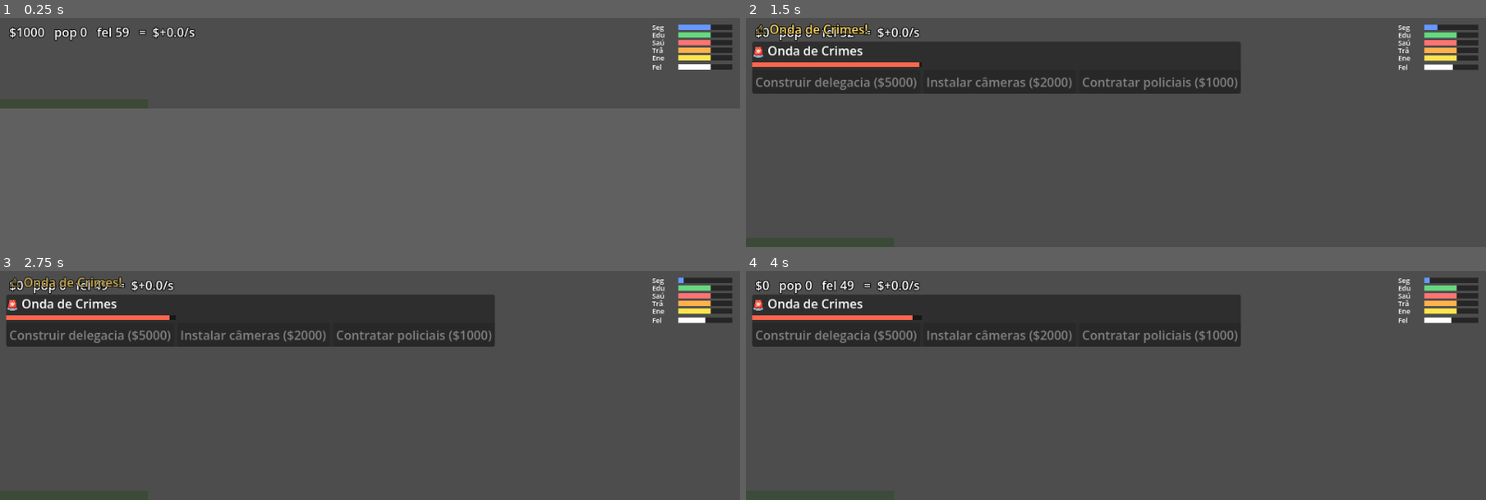
Above: before the commit, frames 1-4 (two rows, left to right).
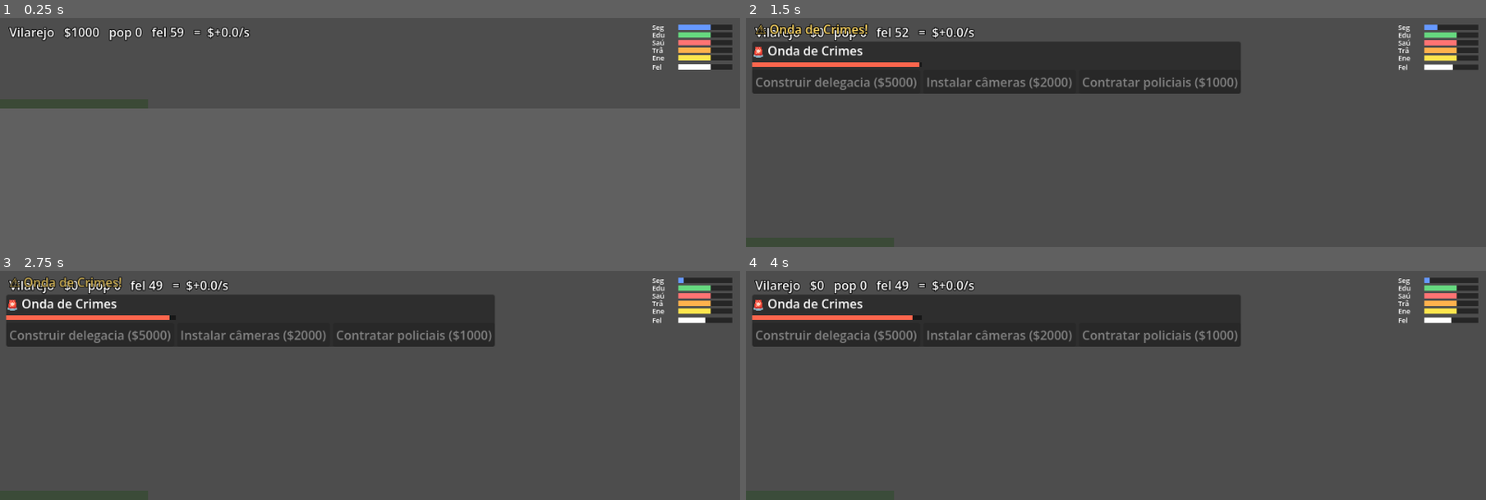
Above: after the commit, the same moments.

Repository: andrewsmedina/yourcity
Game: Godot game, scene res://scenes/main.tscn
Same seed, same stepped clock (60 frames per second), same inputs: the game is played once before the commit and once after it.
Inputs:
- Up to frame 1 (0.25 s): no input
- Up to frame 2 (1.5 s): tap Enter (ui_accept) at 0.5, 0.77 s; tap C at 0.6 s; click "Contratar policiais ($1000)" at 1.25 s
- Up to frame 3 (2.75 s): tap Enter (ui_accept) at 2, 2.27 s; tap C at 2.1 s
- Up to frame 4 (4 s): tap C at 2.85, 3.6 s; tap Enter (ui_accept) at 3.5, 3.77 s

The runs differ from the first frame. In frame 1, 0.9% of the frame differs, in the area x 1-34%, y 4-11%; in frame 2, 0.6%; in frame 3, 0.7%; in frame 4, 0.8%.

Commit message:
Add city phases, phase-gated zones and save/load
CitySim derives a phase from population (Village -> Small Town -> City ->
Metropolis) (#38) and gates zones behind phases — industry/police at Small
Town, school/hospital at City — enforced in can_build and shown as locked
menu items with a phase hint (#39). City auto-saves every 10s and on exit
(#40) and loads on launch (#41) via JSON in user://; CitySim gains
to_dict/from_dict. HUD shows the current phase. Covered by phase, lock and
round-trip tests (26 total).

Closes #38
Closes #39
Closes #40
Closes #41

Co-Authored-By: Claude Opus 4.8 (1M context) <noreply@anthropic.com>

Diff:
--- a/scripts/city.gd
+++ b/scripts/city.gd
@@ -12,9 +12,20 @@
 
 var sim := CitySim.new()
 
+const SAVE_PATH := "user://taskbarcity_save.json"
+const AUTOSAVE_EVERY := 10.0
+
 var _active := {}  # mirror of active crises, for edge detection
+var _autosave_accum := 0.0
+
+func _ready() -> void:
+	load_game()
 
 func _process(delta: float) -> void:
+	_autosave_accum += delta
+	if _autosave_accum >= AUTOSAVE_EVERY:
+		_autosave_accum = 0.0
+		save_game()
 	var prev_money := sim.money
 	var prev_pop := sim.population
 	var prev_slots := sim.slots.size()
@@ -55,3 +66,32 @@
 		if not now.has(crisis):
 			crisis_ended.emit(crisis)
 	_active = now
+
+# --- Save / load (#40, #41) ---
+
+func save_game() -> void:
+	var f := FileAccess.open(SAVE_PATH, FileAccess.WRITE)
+	if f == null:
+		push_warning("TaskbarCity: could not open save file for writing")
+		return
+	f.store_string(JSON.stringify(sim.to_dict()))
+	f.close()
+
+func load_game() -> bool:
+	if not FileAccess.file_exists(SAVE_PATH):
+		return false
+	var f := FileAccess.open(SAVE_PATH, FileAccess.READ)
+	if f == null:
+		return false
+	var text := f.get_as_text()
+	f.close()
+	var data = JSON.parse_string(text)
+	if typeof(data) != TYPE_DICTIONARY:
+		push_warning("TaskbarCity: save file is corrupt, ignoring")
+		return false
+	sim.from_dict(data)
+	city_changed.emit()
+	return true
+
+func _exit_tree() -> void:
+	save_game()
--- a/scripts/hud.gd
+++ b/scripts/hud.gd
@@ -15,6 +15,7 @@
 
 func _process(_delta: float) -> void:
 	var s := City.sim
-	_label.text = "$%d   pop %d   fel %d   =  $%+.1f/s" % [
+	_label.text = "%s   $%d   pop %d   fel %d   =  $%+.1f/s" % [
+		CitySim.PHASE_NAME[s.phase()],
 		int(s.money), int(s.population), int(s.happiness()), s.net_per_sec(),
 	]
--- a/scripts/sim/city_sim.gd
+++ b/scripts/sim/city_sim.gd
@@ -20,6 +20,22 @@
 
 enum Indicator { SECURITY, EDUCATION, HEALTH, TRAFFIC, ENERGY }
 
+enum Phase { VILLAGE, SMALL_TOWN, CITY, METROPOLIS }
+
+const PHASE_NAME := {
+	Phase.VILLAGE: "Vilarejo",
+	Phase.SMALL_TOWN: "Cidade Pequena",
+	Phase.CITY: "Cidade Média",
+	Phase.METROPOLIS: "Metrópole",
+}
+# Population at which each phase begins.
+const PHASE_POP := {
+	Phase.VILLAGE: 0.0,
+	Phase.SMALL_TOWN: 500.0,
+	Phase.CITY: 5000.0,
+	Phase.METROPOLIS: 50000.0,
+}
+
 enum CrisisType { CRIME, EPIDEMIC, DROPOUT, GRIDLOCK, BLACKOUT }
 
 const CRISIS_TYPES := [
@@ -60,6 +76,19 @@
 
 const BASE_SLOTS := 4
 const POP_PER_SLOT := 100.0
+
+# Which phase unlocks each zone (#39). Basics from the start; the rest as the
+# city grows.
+const ZONE_UNLOCK_PHASE := {
+	Zone.RESIDENTIAL: Phase.VILLAGE,
+	Zone.COMMERCIAL: Phase.VILLAGE,
+	Zone.ROADS: Phase.VILLAGE,
+	Zone.POWER: Phase.VILLAGE,
+	Zone.INDUSTRIAL: Phase.SMALL_TOWN,
+	Zone.POLICE: Phase.SMALL_TOWN,
+	Zone.SCHOOL: Phase.CITY,
+	Zone.HOSPITAL: Phase.CITY,
+}
 
 # --- Indicators ---
 const INDICATOR_START := 60.0  # a fresh city starts stable, not yet booming
@@ -148,8 +177,23 @@
 func unlocked_slots() -> int:
 	return BASE_SLOTS + int(population / POP_PER_SLOT)
 
+## Current city phase, derived from population (#38).
+func phase() -> Phase:
+	if population >= PHASE_POP[Phase.METROPOLIS]:
+		return Phase.METROPOLIS
+	if population >= PHASE_POP[Phase.CITY]:
+		return Phase.CITY
+	if population >= PHASE_POP[Phase.SMALL_TOWN]:
+		return Phase.SMALL_TOWN
+	return Phase.VILLAGE
+
+## Whether a zone is unlocked at the current phase (#39).
+func is_zone_unlocked(zone: Zone) -> bool:
+	return int(phase()) >= int(ZONE_UNLOCK_PHASE[zone])
+
 func can_build(zone: Zone, slot_index: int) -> bool:
-	return slot_index >= 0 and slot_index < slots.size() \
+	return is_zone_unlocked(zone) \
+		and slot_index >= 0 and slot_index < slots.size() \
 		and slots[slot_index] == null \
 		and money >= ZONE_COST[zone]
 
@@ -251,6 +295,42 @@
 			for ind in INDICATORS:
 				indicators[ind] = maxf(0.0, indicators[ind] - 0.1 * delta)
 
+# --- Serialization (#40, #41) ---
+
+func to_dict() -> Dictionary:
+	var inds := []
+	for ind in INDICATORS:
+		inds.append(indicators[ind])
+	var crises := {}
+	for crisis in _crisis_elapsed:
+		crises[str(crisis)] = _crisis_elapsed[crisis]
+	return {
+		"money": money,
+		"population": population,
+		"slots": slots.duplicate(),
+		"indicators": inds,
+		"crises": crises,
+	}
+
+func from_dict(data: Dictionary) -> void:
+	money = float(data.get("money", money))
+	population = float(data.get("population", population))
+	var saved_slots = data.get("slots", null)
+	if saved_slots != null:
+		slots = []
+		for v in saved_slots:
+			slots.append(null if v == null else int(v))
+	var inds = data.get("indicators", null)
+	if inds != null:
+		for i in INDICATORS.size():
+			if i < inds.size():
+				indicators[INDICATORS[i]] = float(inds[i])
+	_crisis_elapsed = {}
+	for key in data.get("crises", {}):
+		_crisis_elapsed[int(key)] = float(data["crises"][key])
+	_sync_slots()
+	_recompute_rates()
+
 # --- internals ---
 
 func _sync_slots() -> void:
--- a/scripts/skyline.gd
+++ b/scripts/skyline.gd
@@ -51,6 +51,7 @@
 var _buttons: Array[Button] = []
 var _built_state: Array = []  # last-rendered slot contents, for change detection
 var _menu: PopupMenu
+var _services: PopupMenu
 var _pending_slot := -1
 
 func _ready() -> void:
@@ -73,14 +74,28 @@
 	_menu = PopupMenu.new()
 	for z in [CitySim.Zone.RESIDENTIAL, CitySim.Zone.COMMERCIAL, CitySim.Zone.INDUSTRIAL]:
 		_menu.add_item(_item_label(z), z)
-	var services := PopupMenu.new()
+	_services = PopupMenu.new()
 	for z in SERVICE_ZONES:
-		services.add_item(_item_label(z), z)
-	services.id_pressed.connect(_on_menu_id_pressed)
-	_menu.add_child(services)
-	_menu.add_submenu_node_item("Serviços", services)
+		_services.add_item(_item_label(z), z)
+	_services.id_pressed.connect(_on_menu_id_pressed)
+	_menu.add_child(_services)
+	_menu.add_submenu_node_item("Serviços", _services)
 	_menu.id_pressed.connect(_on_menu_id_pressed)
 	add_child(_menu)
+
+## Disable zones not yet unlocked at the current phase, with a lock hint (#39).
+func _refresh_menu_locks() -> void:
+	for menu: PopupMenu in [_menu, _services]:
+		for idx in menu.item_count:
+			var id: int = menu.get_item_id(idx)
+			if id < 0:
+				continue  # the "Serviços" submenu entry, not a zone
+			var unlocked := City.sim.is_zone_unlocked(id)
+			menu.set_item_disabled(idx, not unlocked)
+			var label := _item_label(id)
+			if not unlocked:
+				label += "  🔒 %s" % CitySim.PHASE_NAME[CitySim.ZONE_UNLOCK_PHASE[id]]
+			menu.set_item_text(idx, label)
 
 func _item_label(zone: int) -> String:
 	return "%s  ($%d)" % [ZONE_LABEL[zone], int(CitySim.ZONE_COST[zone])]
@@ -151,6 +166,7 @@
 	if slot_index >= sim.slots.size() or sim.slots[slot_index] != null:
 		return
 	_pending_slot = slot_index
+	_refresh_menu_locks()
 	_menu.position = DisplayServer.mouse_get_position()
 	_menu.reset_size()
 	_menu.popup()
--- a/tests/run_tests.gd
+++ b/tests/run_tests.gd
@@ -30,6 +30,9 @@
 	_test_cannot_respond_without_money()
 	_test_ignored_crime_reduces_population()
 	_test_blackout_decays_all_indicators()
+	_test_phase_tracks_population()
+	_test_zones_lock_behind_phase()
+	_test_save_load_round_trip()
 
 	if _failures > 0:
 		push_error("%d test(s) failed" % _failures)
@@ -79,6 +82,7 @@
 
 func _test_upkeep_charged_monthly() -> void:
 	var c := CitySim.new(10000.0)
+	c.population = 500.0  # unlock POLICE (Small Town)
 	c.build(CitySim.Zone.POLICE, 0)
 	_expect("upkeep is monthly upkeep / MONTH",
 		is_equal_approx(c.upkeep_per_sec, CitySim.ZONE_UPKEEP[CitySim.Zone.POLICE] / CitySim.MONTH))
@@ -121,6 +125,7 @@
 
 func _test_service_boosts_its_indicator() -> void:
 	var c := CitySim.new(10000.0)
+	c.population = 500.0  # unlock POLICE (Small Town)
 	c.build(CitySim.Zone.POLICE, 0)
 	c.advance(1.0)
 	# +SERVICE_BOOST from police, -BASE_DECAY passive.
@@ -213,6 +218,44 @@
 	_expect("blackout decays all indicators faster than normal",
 		drop > CitySim.BASE_DECAY + 0.0001)
 
+func _test_phase_tracks_population() -> void:
+	var c := CitySim.new()
+	var village := c.phase()
+	c.population = 600.0
+	var small := c.phase()
+	c.population = 60000.0
+	var metro := c.phase()
+	_expect("phase tracks population",
+		village == CitySim.Phase.VILLAGE
+		and small == CitySim.Phase.SMALL_TOWN
+		and metro == CitySim.Phase.METROPOLIS)
+
+func _test_zones_lock_behind_phase() -> void:
+	var c := CitySim.new(100000.0)
+	var hospital_locked := not c.is_zone_unlocked(CitySim.Zone.HOSPITAL)  # needs CITY
+	var house_ok := c.is_zone_unlocked(CitySim.Zone.RESIDENTIAL)         # from VILLAGE
+	var built_locked := c.build(CitySim.Zone.HOSPITAL, 0)                # should fail
+	c.population = 6000.0  # reach CITY
+	var built_unlocked := c.build(CitySim.Zone.HOSPITAL, 0)
+	_expect("zones lock behind their phase",
+		hospital_locked and house_ok and not built_locked and built_unlocked)
+
+func _test_save_load_round_trip() -> void:
+	var a := CitySim.new(7777.0)
+	a.population = 1234.0
+	a.build(CitySim.Zone.COMMERCIAL, 0)
+	a.build(CitySim.Zone.INDUSTRIAL, 1)
+	a.indicators[CitySim.Indicator.SECURITY] = 42.0
+	var b := CitySim.new()
+	b.from_dict(a.to_dict())
+	_expect("save/load round-trips the city",
+		is_equal_approx(b.money, a.money)
+		and is_equal_approx(b.population, a.population)
+		and b.slots[0] == CitySim.Zone.COMMERCIAL
+		and b.slots[1] == CitySim.Zone.INDUSTRIAL
+		and is_equal_approx(b.indicators[CitySim.Indicator.SECURITY], 42.0)
+		and is_equal_approx(b.revenue_per_sec, a.revenue_per_sec))
+
 func _expect(label: String, ok: bool) -> void:
 	print(("PASS " if ok else "FAIL ") + label)
 	if not ok:
